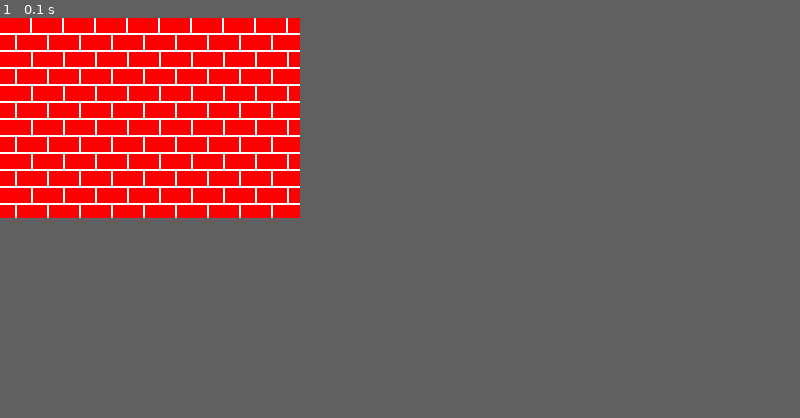
Above: before the commit, frame 1.
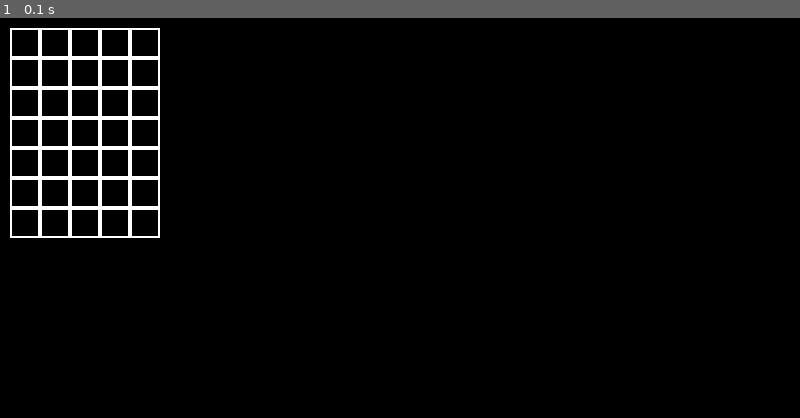
Above: after the commit, the same moment.

Repository: qwe-png/pygame-project-yandex
Game: pygame game, started from main.py
Two runs of this game, one before a commit and one after it. Both use one fixed random seed, a clock stepped at 60 frames per second and the inputs below.
Inputs:
- Up to frame 1 (0.1 s): no input
In our replay, the window is 300x200 before the commit and 800x400 after it. These sizes can differ from the game's own. Grey fills any space a smaller window leaves; there, only what the larger window draws over its background counts as a difference.

The runs differ from the first frame. In frame 1, 19% of the frame differs, in the area x 0-38%, y 0-55%.

Commit message:
Удален класс path

Diff:
--- a/main.py
+++ b/main.py
@@ -25,67 +25,7 @@
                                  (i * self.cell_size + self.left, j * self.cell_size + self.top, self.cell_size,
                                   self.cell_size), 2)
 
-class Path(Board):
-    import pygame
-    import random
 
-    class LOL(AssertionError):
-        pass
-
-    if __name__ == '__main__':
-        try:
-
-            # инициализация Pygame:
-            pygame.init()
-            pygame.display.set_caption('Дичь')
-            # размеры окна:
-            size = width, height = 300, 200
-            # screen — холст, на котором нужно рисовать:
-            screen = pygame.display.set_mode(size)
-            screen.fill(pygame.Color('white'))
-            s = 0
-            w = 0
-            g = 0
-            u = 0
-            r = 0
-            m = 0
-            provershik = 0
-            for i in range(300):
-                w = 30
-                provershik += 1
-                if u == 1:
-                    s -= 15
-                u = 0
-                if provershik % 11 == 0:
-                    provershik = 0
-                    w = 15
-                    g += 17
-                    u = 1
-                    s = 0
-                    r += 1
-                    m += 1
-                    if r % 2 == 0:
-                        s -= 16
-                screen.fill(pygame.Color('red'), (s, g, w, 15))
-                s += 32
-                if u % 2 == 1:
-                    screen.fill(pygame.Color('red'), (0, g, w, 15))
-            # формирование кадра:
-            # команды рисования на холсте
-            # ...
-            # ...
-            # смена (отрисовка) кадра:
-            pygame.display.flip()
-            # ожидание закрытия окна:
-
-            while pygame.event.wait().type != pygame.QUIT:
-                pass
-            # завершение работы:
-            pygame.quit()
-        except ValueError:
-            print('Неправильный формат ввода')
-        except LOL:
-            print('Число n не кратно числу a')
 size = width, height = 800, 400
 screen = pygame.display.set_mode(size)
 board = Board(5, 7)
